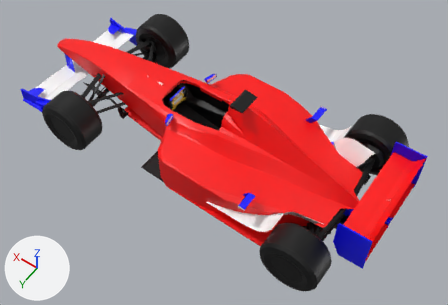
Renders of the COLLADA model f1/f1/meshes/F1.dae from each side of a commit.
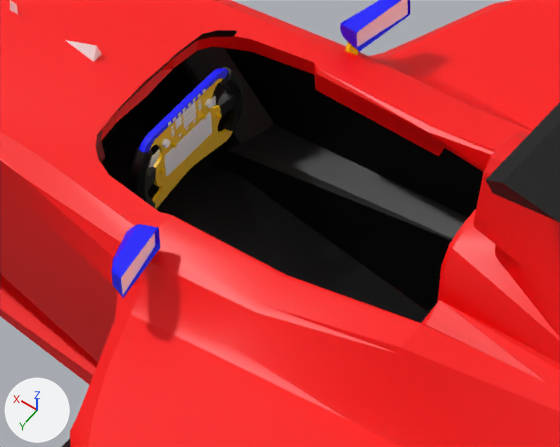
The first picture shows the older version from a 50 mm camera at (-0.8, 0.7, 1.106) aimed at (-0.32, 0.028, 0.05). The close-ups show both versions on the part from 33% to 54% of the width and 25% to 50% of the height of that picture; other places that the commit changed are outside them. The axes (+X, +Y, +Z) are drawn at lower left. The lights are the same throughout. Where no turn or scale is listed for an object, it has been applied to the vertices.

The first close-up shows 'SketchUp_009', 'SketchUp_016', 'SketchUp_017', 'SketchUp_022', 'SketchUp_025', 'SketchUp_030', 'SketchUp_045', 'SketchUp_057', 'SketchUp_150', 'SketchUp_163', 'SketchUp_179', 'SketchUp_210'.
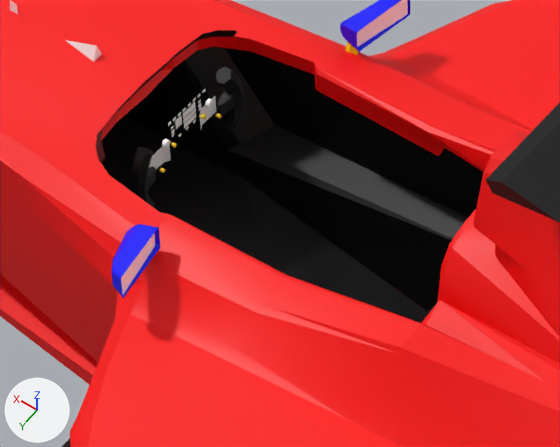
Boxes [x1, y1, x2, y2] around the edits, measured in the close-ups (560 x 447 px):
'SketchUp_016', deleted: before [150, 78, 233, 209]
'SketchUp_163', deleted: before [164, 112, 212, 176]
'SketchUp_009', deleted (blue): before [139, 68, 228, 152]

The edits, one by one:
Object 'SketchUp_009' (ob_sketchup_009) is deleted.
Object 'SketchUp_016' (ob_sketchup_016) is deleted.
Object 'SketchUp_163' (ob_sketchup_163) is deleted.
